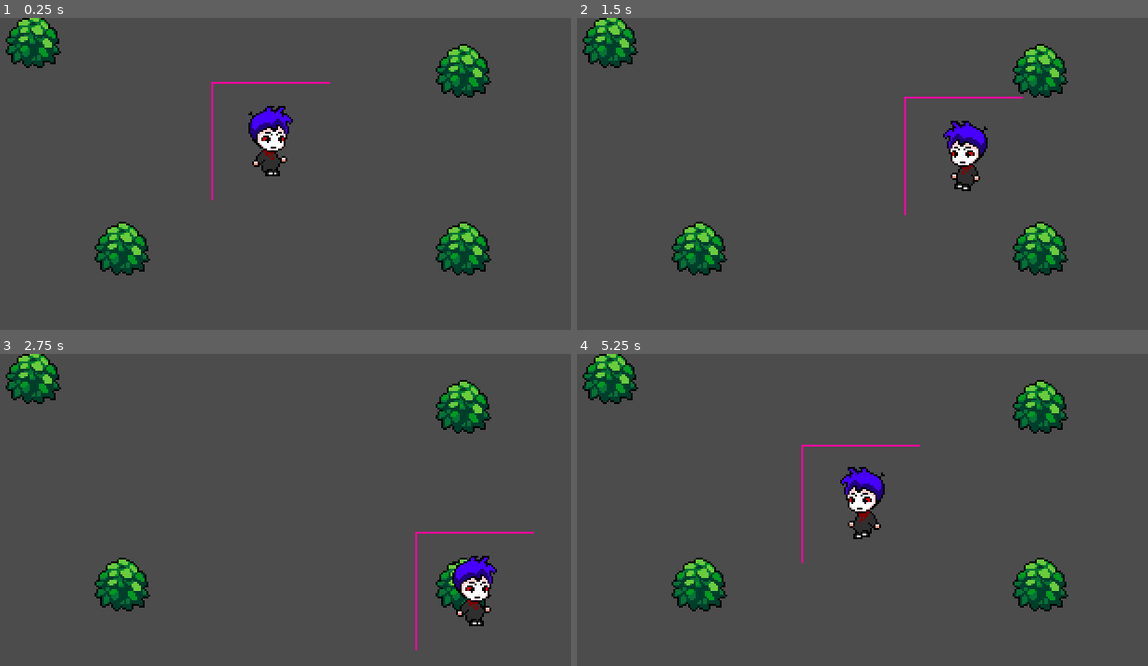
Above: before the commit, frames 1-4 (two rows, left to right).
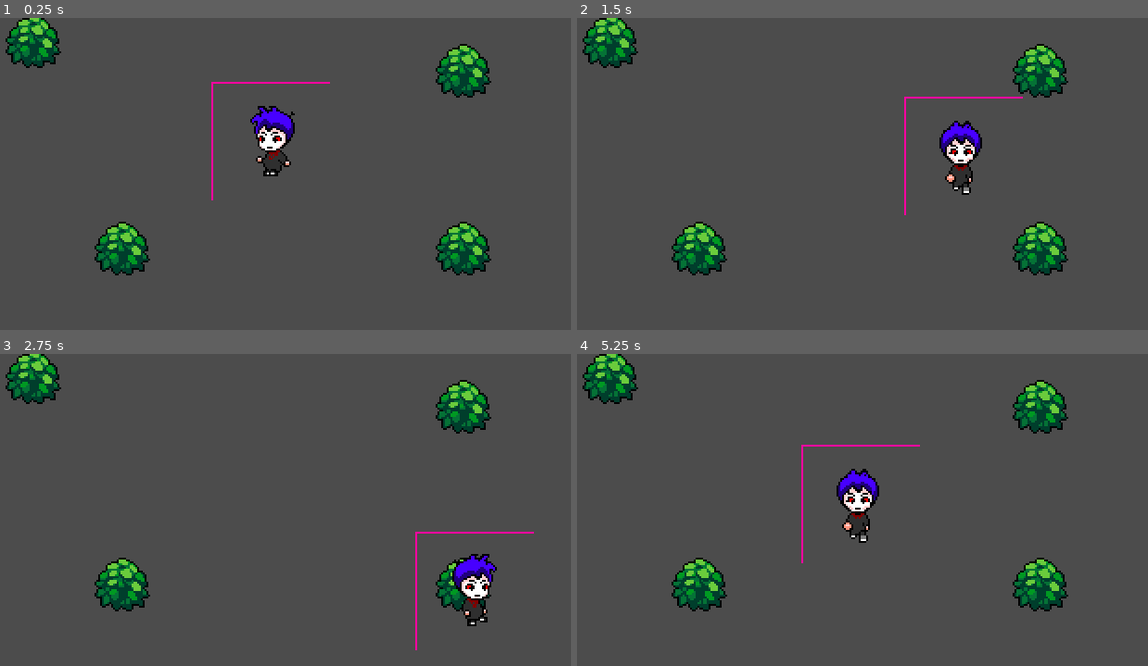
Above: after the commit, the same moments.

Repository: marcfreir/SvartSlott_RPG
Game: Godot game, scene res://World.tscn
The game is run twice, just before and just after one commit, with the same random seed, the same clock (stepped at 60 frames per second) and the same inputs.
Inputs:
- Up to frame 1 (0.25 s): no input
- Up to frame 2 (1.5 s): tap Enter at 0.5 s; hold Right (ui_right) 0.53-1.28 s; hold Down (ui_down) from 1.28 s (still down)
- Up to frame 3 (2.75 s): release Down (ui_down) at 2.03 s; hold Right (ui_right) from 2.03 s (still down)
- Up to frame 4 (5.25 s): release Right (ui_right) at 2.78 s; hold Up (ui_up) 2.78-3.53 s; hold Left (ui_left) 3.53-5.03 s; hold Down (ui_down) from 5.03 s (still down)

The runs differ from the first frame. In frame 1, 0.7% of the frame differs, in the area x 43-52%, y 28-51%; in frame 2, 0.9%; in frame 3, 0.6%; in frame 4, 0.9%, in the area x 45-54%, y 36-61%.

Commit message:
Upgrade animation in all directions & refactor

Diff:
--- a/Player/Player.gd
+++ b/Player/Player.gd
@@ -7,7 +7,8 @@
 const FRICTION = 500
 
 onready var animationPlayer = $AnimationPlayer
-
+onready var animationTree = $AnimationTree
+onready var animationState = animationTree.get("parameters/playback")
 
 # Called when the node enters the scene tree for the first time.
 # func _ready():
@@ -22,13 +23,12 @@
 	# print(input_vector)
 
 	if input_vector != Vector2.ZERO:
-		if input_vector.x > 0:
-			animationPlayer.play("RunRight")
-		else:
-			animationPlayer.play("RunLeft")
+		animationTree.set("parameters/Idle/blend_position", input_vector)
+		animationTree.set("parameters/Run/blend_position", input_vector)
+		animationState.travel("Run")
 		velocity = velocity.move_toward(input_vector * MAX_SPEED, ACCELERATION * delta)
 	else:
-		animationPlayer.play("IdleRight")
+		animationState.travel("Idle")
 		velocity = velocity.move_toward(Vector2.ZERO, FRICTION * delta)
 
 	# print(velocity)
--- a/Player/Player.tscn
+++ b/Player/Player.tscn
@@ -41,8 +41,7 @@
 "values": [ 19, 19 ]
 }
 
-[sub_resource type="Animation" id=2]
-resource_name = "IdleRight"
+[sub_resource type="Animation" id=4]
 length = 0.2
 loop = true
 tracks/0/type = "value"
@@ -75,11 +74,23 @@
 "values": [ 7 ]
 }
 
-[sub_resource type="Animation" id=3]
-resource_name = "RunDown"
-
-[sub_resource type="Animation" id=4]
-resource_name = "RunLeft"
+[sub_resource type="Animation" id=6]
+length = 0.6
+loop = true
+tracks/0/type = "value"
+tracks/0/path = NodePath("Sprite:frame")
+tracks/0/interp = 1
+tracks/0/loop_wrap = true
+tracks/0/imported = false
+tracks/0/enabled = true
+tracks/0/keys = {
+"times": PoolRealArray( 0, 0.1, 0.2, 0.3, 0.4, 0.5 ),
+"transitions": PoolRealArray( 1, 1, 1, 1, 1, 1 ),
+"update": 1,
+"values": [ 20, 21, 22, 23, 24, 25 ]
+}
+
+[sub_resource type="Animation" id=7]
 length = 0.7
 loop = true
 tracks/0/type = "value"
@@ -111,7 +122,7 @@
 "values": [ 0, 1, 2, 3, 4, 5, 6 ]
 }
 
-[sub_resource type="Animation" id=6]
+[sub_resource type="Animation" id=9]
 length = 0.6
 loop = true
 tracks/0/type = "value"
@@ -124,8 +135,72 @@
 "times": PoolRealArray( 0, 0.1, 0.2, 0.3, 0.4, 0.5 ),
 "transitions": PoolRealArray( 1, 1, 1, 1, 1, 1 ),
 "update": 1,
-"values": [ 6, 7, 8, 9, 10, 11 ]
-}
+"values": [ 7, 8, 9, 10, 11, 12 ]
+}
+
+[sub_resource type="AnimationNodeAnimation" id=17]
+animation = "IdleLeft"
+
+[sub_resource type="AnimationNodeAnimation" id=18]
+animation = "IdleDown"
+
+[sub_resource type="AnimationNodeAnimation" id=19]
+animation = "IdleRight"
+
+[sub_resource type="AnimationNodeAnimation" id=20]
+animation = "IdleUp"
+
+[sub_resource type="AnimationNodeBlendSpace2D" id=21]
+blend_point_0/node = SubResource( 17 )
+blend_point_0/pos = Vector2( -1, 0 )
+blend_point_1/node = SubResource( 18 )
+blend_point_1/pos = Vector2( 0, 1.1 )
+blend_point_2/node = SubResource( 19 )
+blend_point_2/pos = Vector2( 1, 0 )
+blend_point_3/node = SubResource( 20 )
+blend_point_3/pos = Vector2( 0, -1.1 )
+min_space = Vector2( -1, -1.1 )
+max_space = Vector2( 1, 1.1 )
+blend_mode = 1
+
+[sub_resource type="AnimationNodeAnimation" id=10]
+animation = "RunLeft"
+
+[sub_resource type="AnimationNodeAnimation" id=11]
+animation = "RunDown"
+
+[sub_resource type="AnimationNodeAnimation" id=12]
+animation = "RunRight"
+
+[sub_resource type="AnimationNodeAnimation" id=13]
+animation = "RunUp"
+
+[sub_resource type="AnimationNodeBlendSpace2D" id=14]
+blend_point_0/node = SubResource( 10 )
+blend_point_0/pos = Vector2( -1, 0 )
+blend_point_1/node = SubResource( 11 )
+blend_point_1/pos = Vector2( 0, 1.1 )
+blend_point_2/node = SubResource( 12 )
+blend_point_2/pos = Vector2( 1, 0 )
+blend_point_3/node = SubResource( 13 )
+blend_point_3/pos = Vector2( 0, -1.1 )
+min_space = Vector2( -1, -1.1 )
+max_space = Vector2( 1, 1.1 )
+blend_mode = 1
+
+[sub_resource type="AnimationNodeStateMachineTransition" id=22]
+
+[sub_resource type="AnimationNodeStateMachineTransition" id=23]
+
+[sub_resource type="AnimationNodeStateMachine" id=15]
+states/Idle/node = SubResource( 21 )
+states/Idle/position = Vector2( 334, 108 )
+states/Run/node = SubResource( 14 )
+states/Run/position = Vector2( 533, 108 )
+transitions = [ "Idle", "Run", SubResource( 22 ), "Run", "Idle", SubResource( 23 ) ]
+start_node = "Idle"
+
+[sub_resource type="AnimationNodeStateMachinePlayback" id=16]
 
 [node name="Player" type="KinematicBody2D"]
 script = ExtResource( 1 )
@@ -134,7 +209,7 @@
 position = Vector2( 0, -13.331 )
 texture = ExtResource( 2 )
 hframes = 64
-frame = 20
+frame = 19
 
 [node name="CollisionShape2D" type="CollisionShape2D" parent="."]
 position = Vector2( 0, -0.000179291 )
@@ -142,12 +217,19 @@
 shape = SubResource( 1 )
 
 [node name="AnimationPlayer" type="AnimationPlayer" parent="."]
-autoplay = "RunRight"
-anims/IdleDown = SubResource( 7 )
-anims/IdleLeft = SubResource( 8 )
-anims/IdleRight = SubResource( 2 )
-anims/IdleUp = SubResource( 9 )
-anims/RunDown = SubResource( 3 )
-anims/RunLeft = SubResource( 4 )
-anims/RunRight = SubResource( 5 )
-anims/RunUp = SubResource( 6 )
+anims/IdleDown = SubResource( 2 )
+anims/IdleLeft = SubResource( 3 )
+anims/IdleRight = SubResource( 4 )
+anims/IdleUp = SubResource( 5 )
+anims/RunDown = SubResource( 6 )
+anims/RunLeft = SubResource( 7 )
+anims/RunRight = SubResource( 8 )
+anims/RunUp = SubResource( 9 )
+
+[node name="AnimationTree" type="AnimationTree" parent="."]
+tree_root = SubResource( 15 )
+anim_player = NodePath("../AnimationPlayer")
+active = true
+parameters/playback = SubResource( 16 )
+parameters/Idle/blend_position = Vector2( 0, 0 )
+parameters/Run/blend_position = Vector2( 0, 0 )
Not shown: 5 places in Player/Player.tscn that only renumber resources
